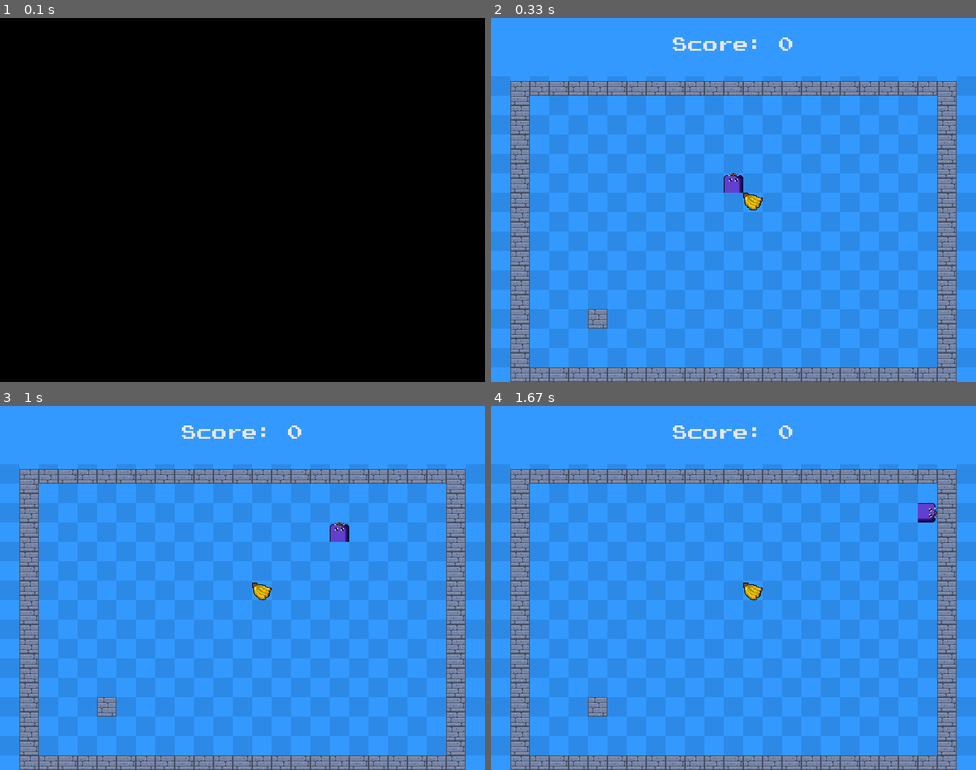
Above: before the commit, frames 1-4 (two rows, left to right).
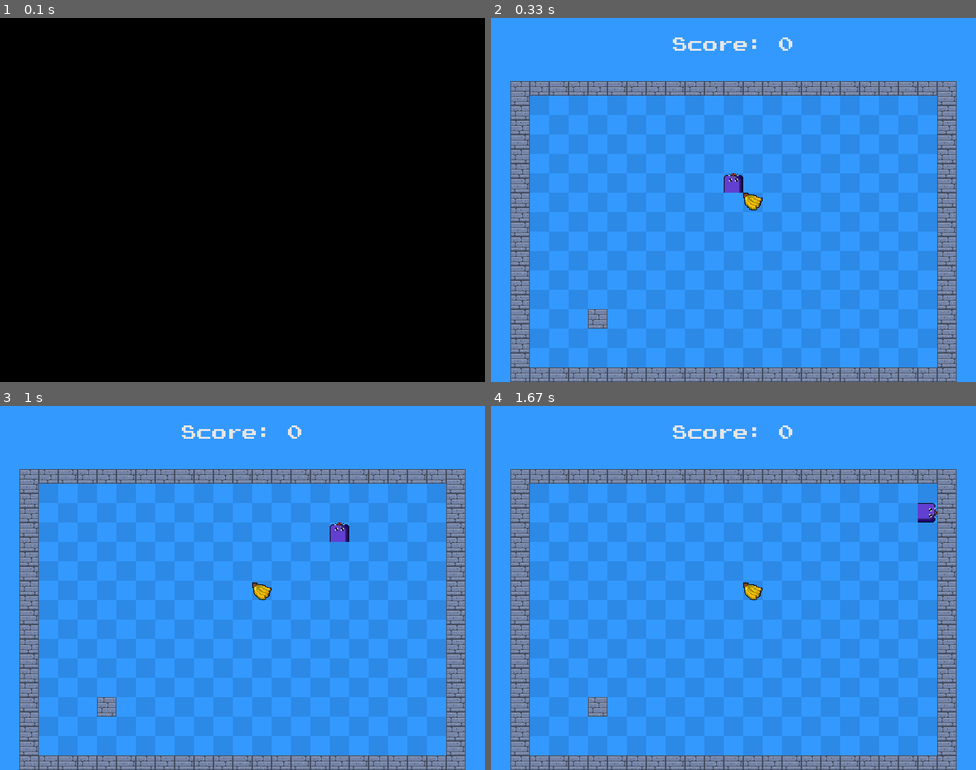
Above: after the commit, the same moments.

Repository: LUDUSLab/stem-games
Game: pygame game, started from natanael.lucena/snakepro/main.py
The game is run twice, just before and just after one commit, with the same random seed, the same clock (stepped at 60 frames per second) and the same inputs.
Inputs:
- Up to frame 1 (0.1 s): no input
- Up to frame 2 (0.33 s): no input
- Up to frame 3 (1 s): hold D 0.33-0.8 s; hold W from 0.83 s (still down)
- Up to frame 4 (1.67 s): release W at 1.13 s; hold D 1.17-1.63 s

Frame 1 is identical in both runs. In frame 2, 66% of the frame differs, in the area x 0-100%, y 16-96%; in frame 3, 66%; in frame 4, 66%.

Commit message:
fix snake's arena background

Diff:
--- a/natanael.lucena/snakepro/config.py
+++ b/natanael.lucena/snakepro/config.py
@@ -48,12 +48,12 @@
 
 
 def draw_blue_square():
-    for i in range(0, window[1] - 120, 32):
+    for i in range(32, window[1] - 120, 32):
         if (i // 32) % 2:
             aux = 32
         else:
             aux = 0
-        for j in range(aux, window[0], 64):
+        for j in range(aux + 32, window[0] - 32, 64):
             pygame.draw.rect(screen, COLOR_DARK_BLUE, (j, 96 + i, 32, 32))
 
 
